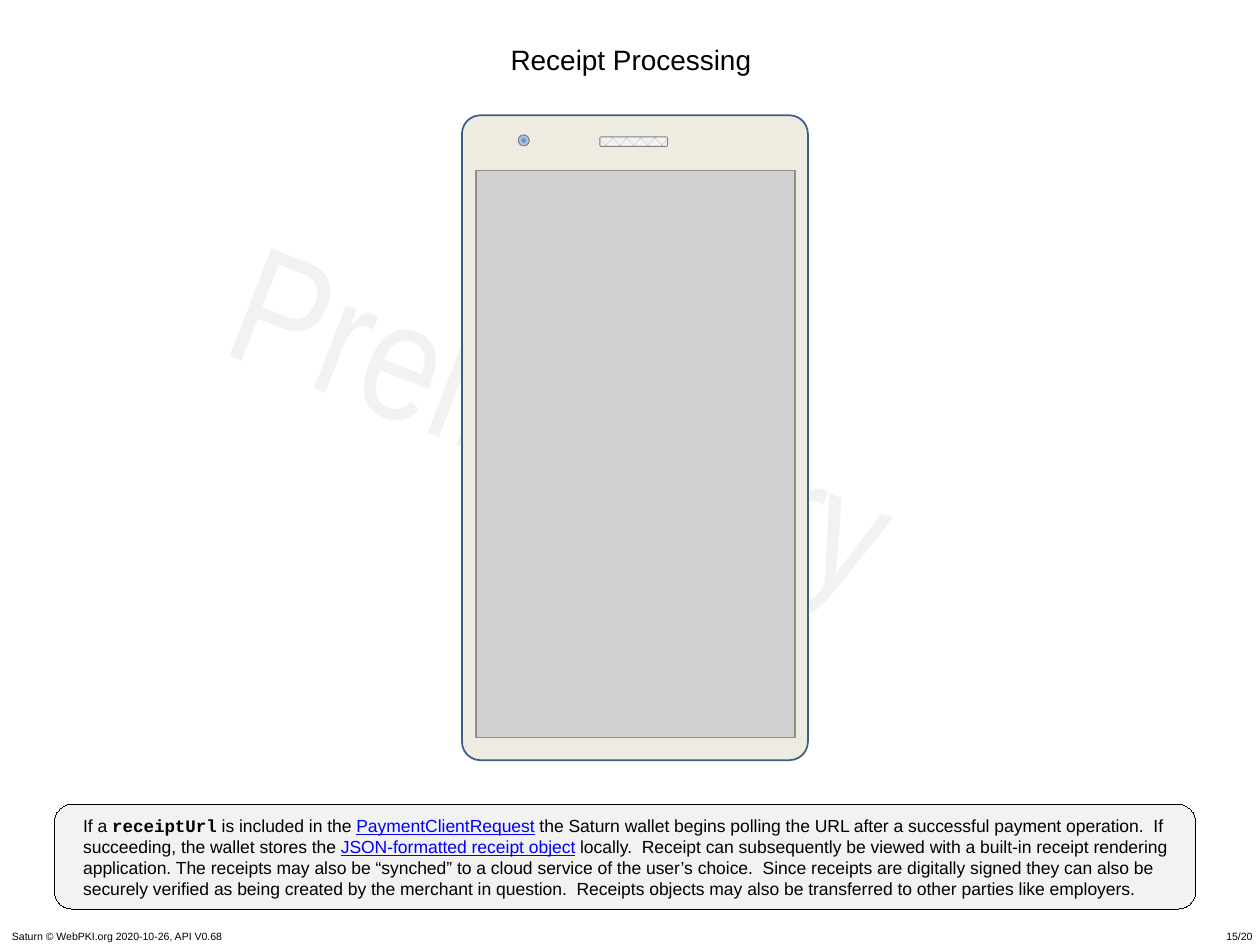
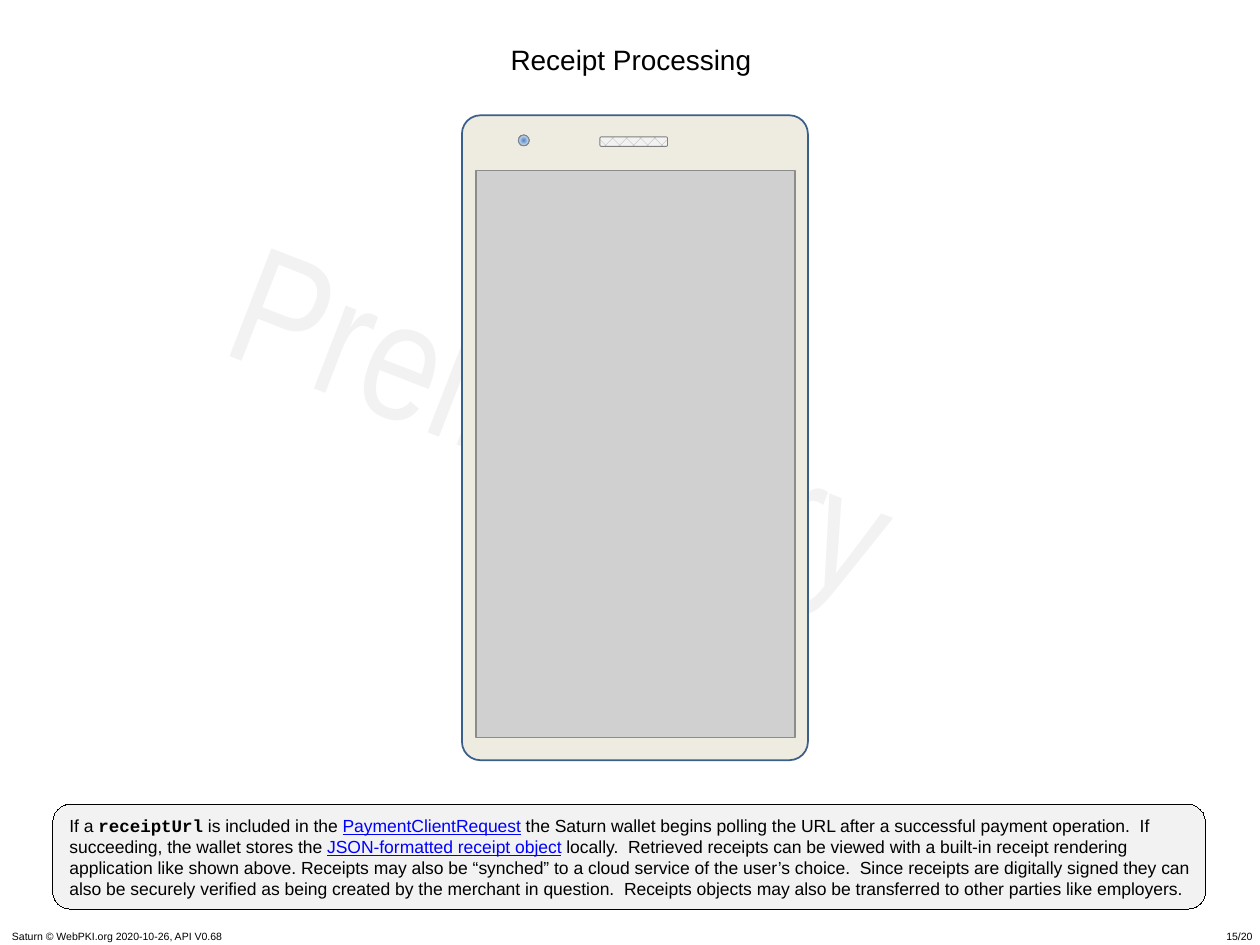
Before and after one commit to cyberphone/doc, a slide deck: slide 15 of saturn/saturn-v3-presentation.pptx. Drawn at 1260x945 pixels with LibreOffice and Linux fonts; fonts in the diff are those of the drawing; grey boxes stand for pictures; background and template pictures are left out. Boxes give left, top, right and bottom in pixels: in the first picture for what was removed or moved away, otherwise in the second. Text is boxed around its words. In the diff, an @@ line names an element or a change of style, - is before the commit and + after.

Commit message:
minor tweaks on the receipt description

```diff
--- a/saturn/saturn-v3-presentation.pptx
+++ b/saturn/saturn-v3-presentation.pptx
@@ rounded rectangle "If a receiptUrl is included ...": place and size @@
-rounded rectangle "If a receiptUrl is included ..." at (54, 804, 1196, 908)
+rounded rectangle "If a receiptUrl is included ..." at (53, 804, 1206, 908)
@@ text in rounded rectangle at (69, 819, 1189, 899): text changed @@
-If a receiptUrl is included in the PaymentClientRequest the Saturn wallet begins polling the URL after a successful payment operation. If succeeding, the wallet stores the JSON-formatted receipt object locally. Receipt can subsequently be viewed with a built-in receipt rendering application. The receipts may also be “synched” to a cloud service of the user’s choice. Since receipts are digitally signed they can also be securely verified as being created by the merchant in question. Receipts objects may also be transferred to other parties like employers.
+If a receiptUrl is included in the PaymentClientRequest the Saturn wallet begins polling the URL after a successful payment operation. If succeeding, the wallet stores the JSON-formatted receipt object locally. Retrieved receipts can be viewed with a built-in receipt rendering application like shown above. Receipts may also be “synched” to a cloud service of the user’s choice. Since receipts are digitally signed they can also be securely verified as being created by the merchant in question. Receipts objects may also be transferred to other parties like employers.
```
Also in this commit, not shown: 1 other file.
